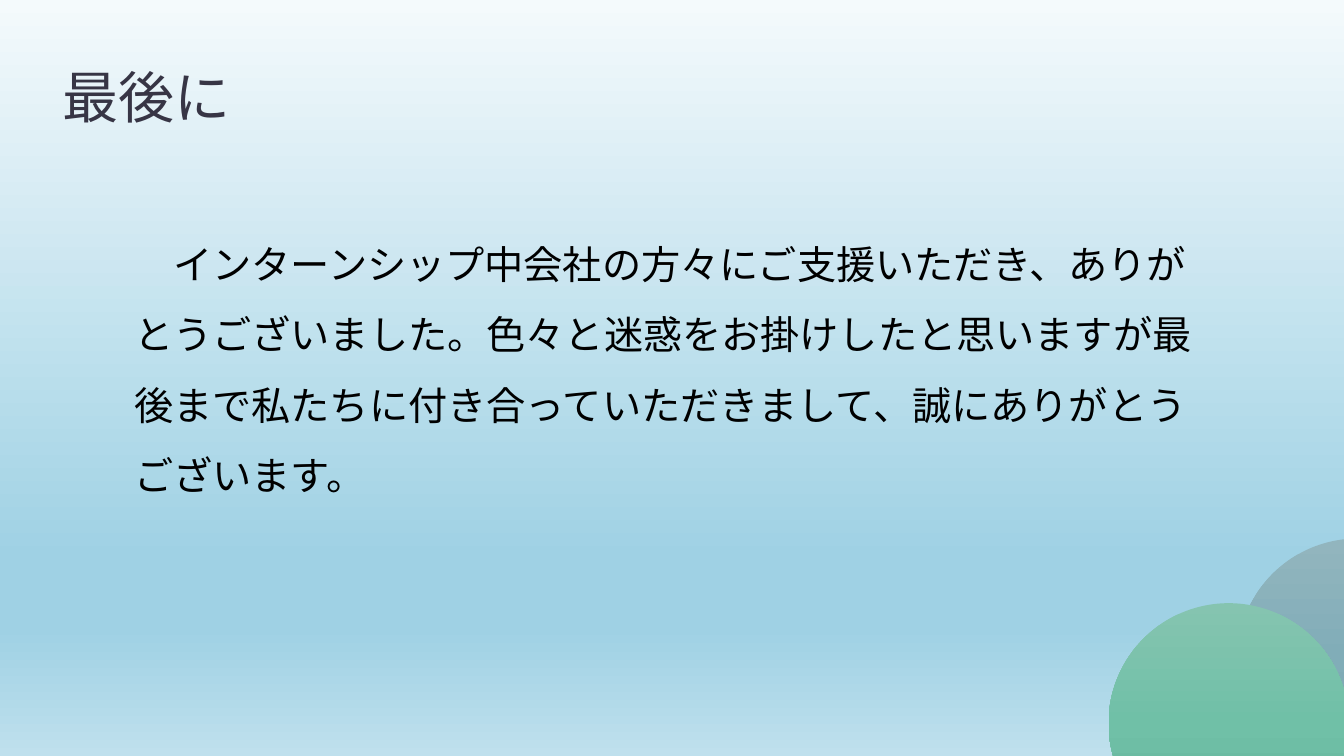
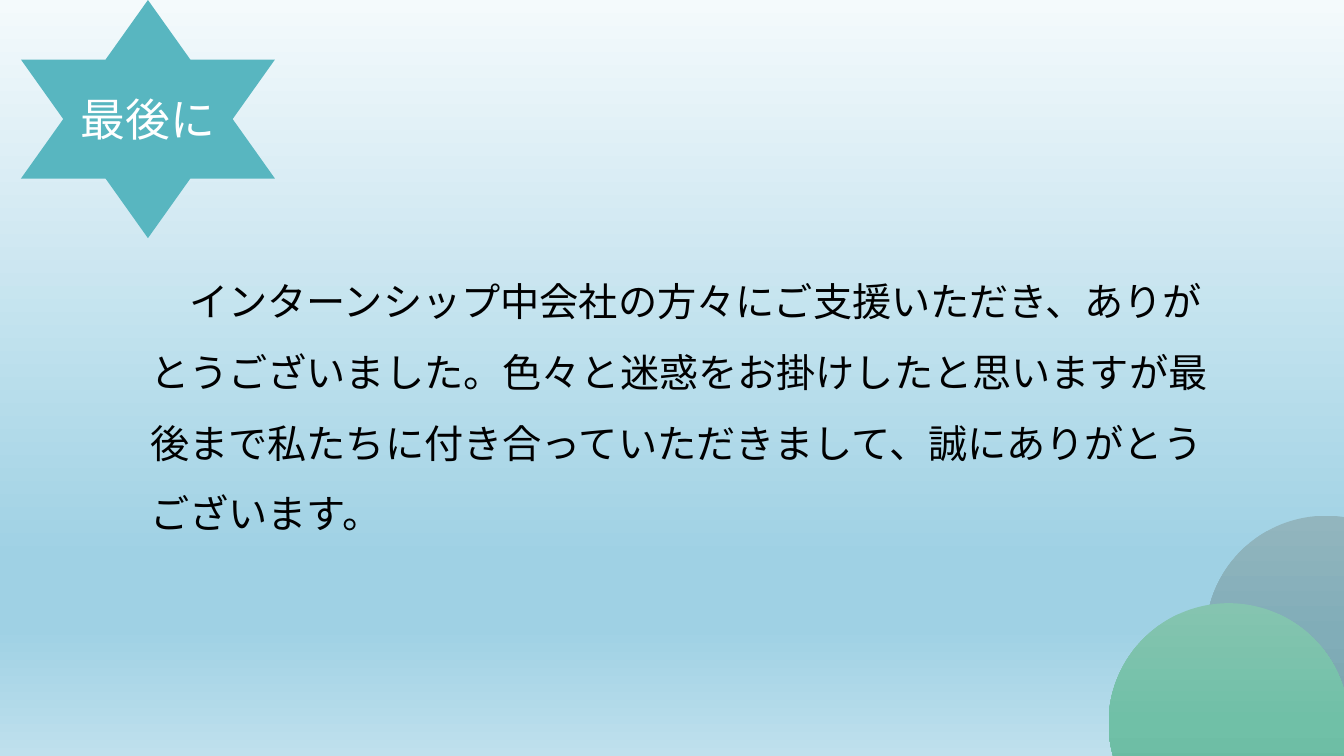
Before and after one commit to smh2274/Japan, a slide deck: slide 30 of 成果発表/成果発表.pptx (slide 20 before the commit). Drawn at 1344x756 pixels with LibreOffice and Linux fonts; fonts in the diff are those of the drawing. Boxes give left, top, right and bottom in pixels: in the first picture for what was removed or moved away, otherwise in the second. Text is boxed around its words. In the diff, an @@ line names an element or a change of style, - is before the commit and + after.

```diff
--- a/成果発表/成果発表.pptx
+++ b/成果発表/成果発表.pptx
@@ star "最後に": place and size @@
-star "最後に" at bbox=[63, 71, 231, 123]
+star "最後に" at bbox=[21, 0, 275, 238]
@@ star "最後に" at bbox=[21, 0, 275, 238]: size 40 to 32 pt, font Noto Sans CJK JP to Calibri, text colour #373545 to #FFFFFF; alignment left to centre; line spacing 0.8 to 1; vertical alignment bottom to middle; fill none to #58B6C0 @@
@@ text "インターンシップ中会社の方々にご支援いただき、ありがとうございました。色々と迷惑をお掛けしたと思いますが最後まで私たちに ...": place and size @@
-text "インターンシップ中会社の方々にご支援いただき、ありがとうございました。色々と迷惑をお掛けしたと思いますが最後まで私たちに ..." at bbox=[134, 246, 1191, 493]
+text "インターンシップ中会社の方々にご支援いただき、ありがとうございました。色々と迷惑をお掛けしたと思いますが最後まで私たちに ..." at bbox=[150, 283, 1207, 531]
@@ ellipse: place and size @@
-ellipse at bbox=[1237, 538, 1344, 756]
+ellipse at bbox=[1206, 516, 1344, 756]
```
Also in this commit, not shown: 3 other slides changed, 10 slides added, 2 slides removed, 3 other files.
